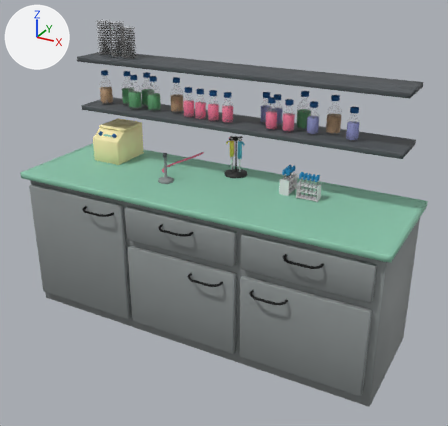
Renders of the glTF model models/lab_bench.glb from each side of a commit.
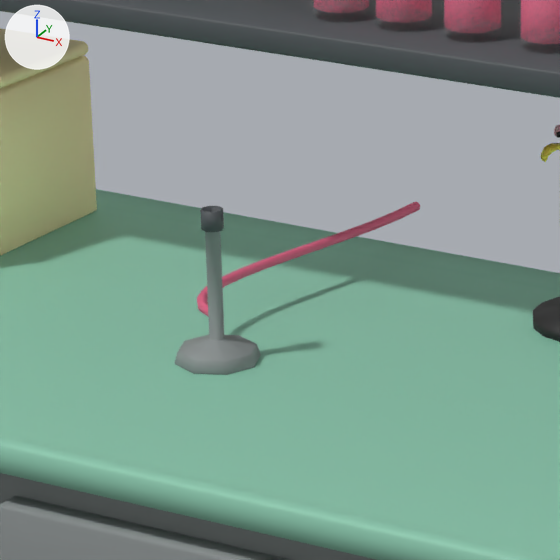
The first picture shows the older version from a camera (50 mm lens) standing at (1.917, -3.361, 2.027) and looking at (0.096, -0.05, 0.372). The close-ups show both versions on the part from 28% to 51% of the width and 27% to 51% of the height of that picture. Every picture has the same lights, and +X, +Y and +Z are marked at upper left. Where no turn or scale is listed for an object, it has been applied to the vertices.
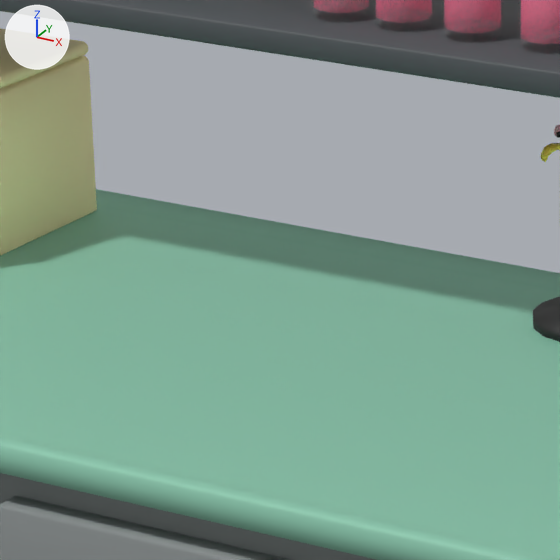
The change, as JSON lines over the scene's bpy script:
```json
{"op": "remove", "block": "ob_beziercurve_0", "code": ["ob_beziercurve_0 = bpy.data.objects.new('BezierCurve_0', me_beziercurve_0_001)", "ob_beziercurve_0.location = (-0.344, 0.123, 0.586)"]}
{"op": "remove", "block": "ob_circle_013_0", "code": ["ob_circle_013_0 = bpy.data.objects.new('Circle.013_0', me_circle_013_0_001)", "ob_circle_013_0.location = (-0.34, -0.076, 0.586)"]}
{"op": "remove", "block": "ob_circle_013_1", "code": ["ob_circle_013_1 = bpy.data.objects.new('Circle.013_1', me_circle_013_1_001)", "ob_circle_013_1.location = (-0.34, -0.076, 0.586)"]}
```

Boxes (x1, y1, x2, y2) around the edits, measured in the close-ups (560 x 560 px):
```json
{"object": "Circle.013_0", "change": "deleted", "before": [175, 231, 261, 375]}
{"object": "BezierCurve_0", "change": "deleted", "before": [197, 202, 420, 317], "on screen": "pink"}
{"object": "Circle.013_1", "change": "deleted", "before": [200, 206, 224, 232]}
```
